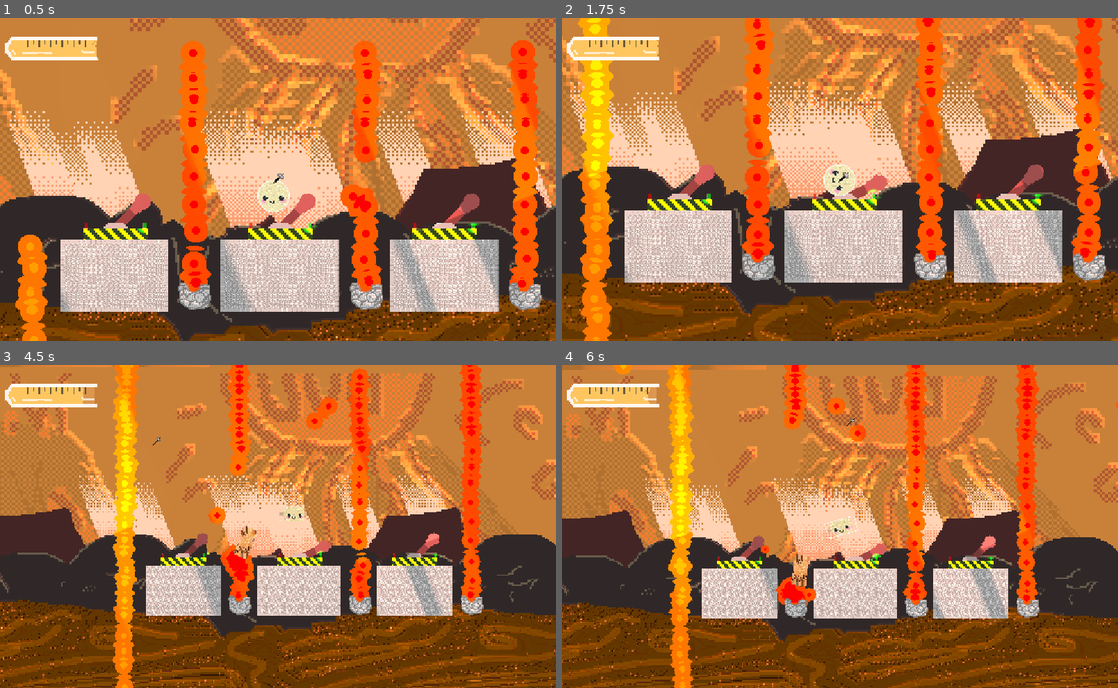
Above: before the commit, frames 1-4 (two rows, left to right).
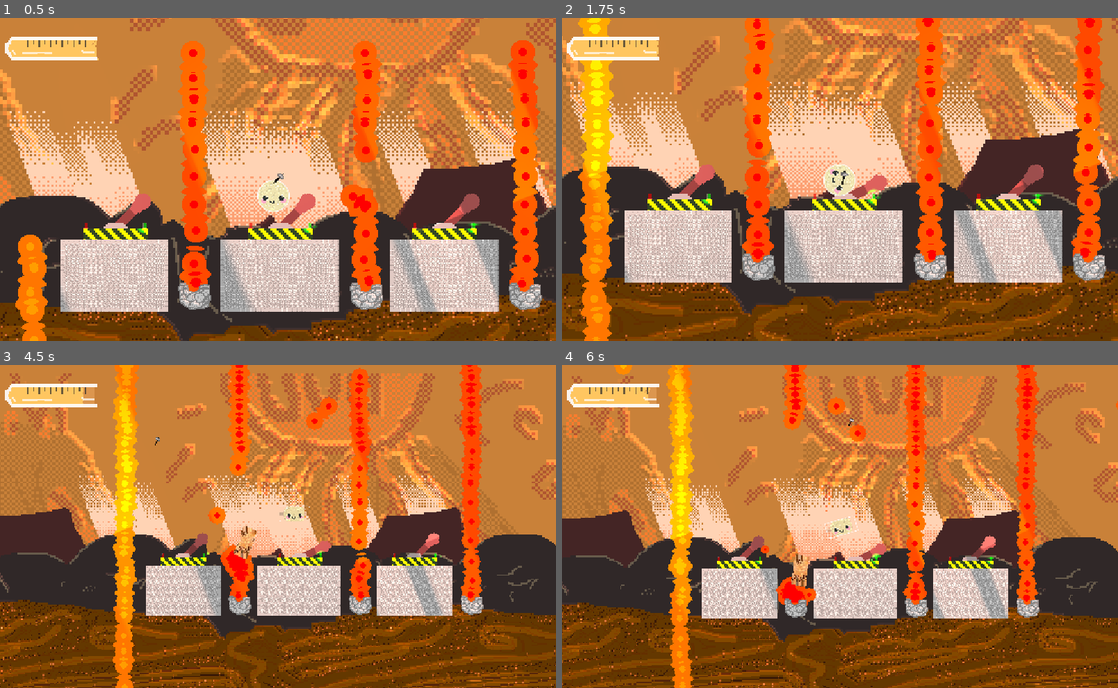
Above: after the commit, the same moments.

Repository: Yaheeha-Baheeha/rock-hard
Game: Godot game, scene res://level_9.tscn
The game is run twice, just before and just after one commit, with the same random seed, the same clock (stepped at 60 frames per second) and the same inputs. This scene is started directly instead of the project's main scene.
Inputs (mouse positions are in pixels of both pictures, inside the frame that each line leads up to):
- Up to frame 1 (0.5 s): no input
- Up to frame 2 (1.75 s): tap Enter (ui_accept) at 0.5 s; move the mouse to (962, 163) at 0.52 s; hold D (right) 0.53-1.25 s; hold S (crouch) 0.53-1.25 s; click (962, 163) at 0.67 s; tap Space (jump) at 0.77 s; drag from (728, 195) to (845, 176) at 1.27 s
- Up to frame 3 (4.5 s): move the mouse to (333, 455) at 2.02 s; hold D (right) 2.03-2.75 s; tap T (test) at 2.1 s; click (333, 455) at 2.17 s; drag from (250, 591) to (372, 381) at 2.77 s; move the mouse to (444, 574) at 3.52 s; hold A (left) 3.53-4.25 s; hold Mouse wheel down (zoom out) 3.53-4.25 s; click (444, 574) at 3.67 s; tap Space (jump) at 3.77 s; drag from (111, 478) to (250, 371) at 4.27 s
- Up to frame 4 (6 s): move the mouse to (867, 526) at 5.02 s; hold A (left) 5.03-5.75 s; tap 2 at 5.1 s; click (867, 526) at 5.17 s; drag from (756, 445) to (1034, 377) at 5.77 s

Frame 1 is identical in both runs. In frame 2, less than 0.1% of the frame differs, in the area x 49-52%, y 47-52%; in frame 3, 0.1%; in frame 4, 0.2%, in the area x 0-53%, y 0-19%.

Commit message:
made hammer better

Diff:
--- a/Hammer.tscn
+++ b/Hammer.tscn
@@ -4,6 +4,20 @@
 [ext_resource type="Texture2D" uid="uid://dpvd6xykb1xxe" path="res://Textures/Hammer.png" id="2_texture"]
 [ext_resource type="Texture2D" uid="uid://b87byvun4ijdl" path="res://Textures/Hammer_normal.png" id="3_nif7i"]
 [ext_resource type="Texture2D" uid="uid://dmh0u8xxe51ts" path="res://Textures/Hammer_specular.png" id="4_xqgrq"]
+[ext_resource type="Texture2D" uid="uid://bt27h5f8njhoj" path="res://Textures/LoadingForBreak/loading-00.png" id="5_xpacs"]
+[ext_resource type="Texture2D" uid="uid://dt4ey8r15540u" path="res://Textures/LoadingForBreak/loading-01.png" id="6_dtenk"]
+[ext_resource type="Texture2D" uid="uid://cuke55566rfy8" path="res://Textures/LoadingForBreak/loading-02.png" id="7_g4tq5"]
+[ext_resource type="Texture2D" uid="uid://b3u16b131k4pq" path="res://Textures/LoadingForBreak/loading-03.png" id="8_i2rmv"]
+[ext_resource type="Texture2D" uid="uid://dlla83nxmraxy" path="res://Textures/LoadingForBreak/loading-04.png" id="9_nb0fp"]
+[ext_resource type="Texture2D" uid="uid://0eqki122ex1d" path="res://Textures/LoadingForBreak/loading-05.png" id="10_55407"]
+[ext_resource type="Texture2D" uid="uid://dghr2exdyoxg8" path="res://Textures/LoadingForBreak/loading-06.png" id="11_rj7qv"]
+[ext_resource type="Texture2D" uid="uid://blmfe6gh7h5tf" path="res://Textures/LoadingForBreak/loading-07.png" id="12_tq7f5"]
+[ext_resource type="Texture2D" uid="uid://bvkkvc1lodrkx" path="res://Textures/LoadingForBreak/loading-08.png" id="13_ax6wx"]
+[ext_resource type="Texture2D" uid="uid://dgs32b76qs6iq" path="res://Textures/LoadingForBreak/loading-09.png" id="14_2lonw"]
+[ext_resource type="Texture2D" uid="uid://dsjifotru3vvx" path="res://Textures/LoadingForBreak/loading-10.png" id="15_bvfqf"]
+[ext_resource type="Texture2D" uid="uid://3qb3jn0q55v5" path="res://Textures/LoadingForBreak/loading-11.png" id="16_6sege"]
+[ext_resource type="Texture2D" uid="uid://o6tmociyw7og" path="res://Textures/LoadingForBreak/loading-12.png" id="17_vnn5d"]
+[ext_resource type="Texture2D" uid="uid://bkkg7mo6t3mel" path="res://Textures/LoadingForBreak/loading-13.png" id="18_ldo7y"]
 
 [sub_resource type="CanvasTexture" id="CanvasTexture_663uh"]
 diffuse_texture = ExtResource("2_texture")
@@ -31,6 +45,59 @@
 &"swing": SubResource("Animation_swing")
 }
 
+[sub_resource type="SpriteFrames" id="SpriteFrames_2u0tw"]
+animations = [{
+"frames": [{
+"duration": 1.0,
+"texture": ExtResource("5_xpacs")
+}, {
+"duration": 1.0,
+"texture": ExtResource("6_dtenk")
+}, {
+"duration": 1.0,
+"texture": ExtResource("7_g4tq5")
+}, {
+"duration": 1.0,
+"texture": ExtResource("8_i2rmv")
+}, {
+"duration": 1.0,
+"texture": ExtResource("9_nb0fp")
+}, {
+"duration": 1.0,
+"texture": ExtResource("10_55407")
+}, {
+"duration": 1.0,
+"texture": ExtResource("11_rj7qv")
+}, {
+"duration": 1.0,
+"texture": ExtResource("12_tq7f5")
+}, {
+"duration": 1.0,
+"texture": ExtResource("13_ax6wx")
+}, {
+"duration": 1.0,
+"texture": ExtResource("14_2lonw")
+}, {
+"duration": 1.0,
+"texture": ExtResource("15_bvfqf")
+}, {
+"duration": 1.0,
+"texture": ExtResource("16_6sege")
+}, {
+"duration": 1.0,
+"texture": ExtResource("17_vnn5d")
+}, {
+"duration": 1.0,
+"texture": ExtResource("18_ldo7y")
+}, {
+"duration": 1.0,
+"texture": ExtResource("5_xpacs")
+}],
+"loop": 0,
+"name": &"default",
+"speed": 28.0
+}]
+
 [node name="Hammer" type="Node2D" unique_id=1722124445]
 script = ExtResource("1_script")
 
@@ -39,3 +106,10 @@
 
 [node name="SwingAnimationPlayer" type="AnimationPlayer" parent="." unique_id=141494857]
 libraries/ = SubResource("AnimationLibrary_hammer")
+
+[node name="AnimatedSprite2D" type="AnimatedSprite2D" parent="." unique_id=809950270]
+visible = false
+scale = Vector2(1.625, 1.625)
+sprite_frames = SubResource("SpriteFrames_2u0tw")
+frame = 11
+frame_progress = 0.09398264
--- a/hammer.gd
+++ b/hammer.gd
@@ -10,30 +10,124 @@
 @export var corpse_fragment_max_size: Vector2 = Vector2(12, 12)
 @export var corpse_fragment_speed: float = 220.0
 
+# --- Hold-to-Break Variables ---
+@export var break_hold_time: float = 0.5
+@export var hits_during_hold: int = 3
+
+var _is_holding: bool = false
+var _swing_timer: float = 0.0
+
+# Dictionary to track individual body states.
+# Format: { Node2D_target: {"progress": float, "next_threshold": float, "cracks_node": Node2D} }
+var _body_data: Dictionary = {}
+
 @onready var swing_animation_player: AnimationPlayer = $SwingAnimationPlayer
+@onready var progress_bar: AnimatedSprite2D = $AnimatedSprite2D
 
 var _destroying_targets: Dictionary = {}
 
 func _ready() -> void:
 	Input.set_mouse_mode(Input.MOUSE_MODE_HIDDEN)
 	z_index = 200
+	progress_bar.visible = false
+	progress_bar.frame = 0
 
 func _exit_tree() -> void:
 	if Input.get_mouse_mode() == Input.MOUSE_MODE_HIDDEN:
 		Input.set_mouse_mode(Input.MOUSE_MODE_VISIBLE)
 
-func _process(_delta: float) -> void:
+func _process(delta: float) -> void:
 	global_position = get_global_mouse_position()
 
+	var current_target: Node2D = _get_target_under_cursor()
+
+	# 1. Handle Hover & Progress Bar Display
+	if is_instance_valid(current_target) and not _destroying_targets.has(current_target):
+		progress_bar.visible = true
+		var data: Dictionary = _get_or_create_body_data(current_target)
+		var p_ratio: float = clamp(data.progress / break_hold_time, 0.0, 1.0)
+
+		if progress_bar.sprite_frames:
+			var total_frames: int = progress_bar.sprite_frames.get_frame_count("default")
+			progress_bar.frame = int(p_ratio * (total_frames - 1))
+	else:
+		progress_bar.visible = false
+
+	# 2. Handle Global Swinging & Target Damaging
+	if _is_holding:
+		_swing_timer += delta
+		var swing_interval: float = break_hold_time / float(hits_during_hold + 1.0)
+
+		# Loop the swing animation globally while holding
+		if _swing_timer >= swing_interval:
+			_play_swing_animation()
+			_swing_timer = 0.0
+
+		# Apply damage ONLY if hovering over a valid target
+		if is_instance_valid(current_target) and not _destroying_targets.has(current_target):
+			var data: Dictionary = _get_or_create_body_data(current_target)
+			data.progress += delta
+
+			var p_ratio: float = clamp(data.progress / break_hold_time, 0.0, 1.0)
+
+			# Trigger cracks based on thresholds
+			if p_ratio >= data.next_threshold and p_ratio < 1.0:
+				_spawn_procedural_crack(data.cracks_node)
+				data.next_threshold += 1.0 / (hits_during_hold + 1.0)
+
+			# Final Break
+			if data.progress >= break_hold_time:
+				_play_swing_animation()
+				_start_smash_animation(current_target)
+				_body_data.erase(current_target)
+
 func _unhandled_input(event: InputEvent) -> void:
-	if event is InputEventMouseButton and event.button_index == MOUSE_BUTTON_LEFT and event.pressed:
-		_play_swing_animation()
-		_smash_under_cursor()
-
-func _play_swing_animation() -> void:
-	swing_animation_player.play("swing")
-
-func _smash_under_cursor() -> void:
+	if event is InputEventMouseButton and event.button_index == MOUSE_BUTTON_LEFT:
+		if event.pressed:
+			_is_holding = true
+			_swing_timer = break_hold_time # Force an immediate swing on click
+		else:
+			_is_holding = false
+			_swing_timer = 0.0
+
+func _get_or_create_body_data(target: Node2D) -> Dictionary:
+	if not _body_data.has(target):
+		var cracks = Node2D.new()
+		target.add_child(cracks)
+
+		_body_data[target] = {
+			"progress": 0.0,
+			"next_threshold": 1.0 / (hits_during_hold + 1.0),
+			"cracks_node": cracks
+		}
+	return _body_data[target]
+
+func _spawn_procedural_crack(crack_parent: Node2D) -> void:
+	if not is_instance_valid(crack_parent):
+		return
+
+	var crack := Line2D.new()
+	crack.width = randf_range(1.5, 3.5)
+	crack.default_color = Color(0.05, 0.05, 0.05, 0.95)
+	crack.joint_mode = Line2D.LINE_JOINT_SHARP
+	crack.begin_cap_mode = Line2D.LINE_CAP_ROUND
+	crack.end_cap_mode = Line2D.LINE_CAP_ROUND
+
+	var current_pos := Vector2(randf_range(-10.0, 10.0), randf_range(-10.0, 10.0))
+	crack.add_point(current_pos)
+
+	var main_dir := Vector2(randf_range(-1.0, 1.0), randf_range(-1.0, 1.0)).normalized()
+	var segments := randi_range(2, 4)
+
+	for i in range(segments):
+		var angle_offset: float = randf_range(-0.6, 0.6)
+		var segment_dir := main_dir.rotated(angle_offset)
+		current_pos += segment_dir * randf_range(6.0, 14.0)
+		crack.add_point(current_pos)
+
+	crack_parent.add_child(crack)
+
+func _get_target_under_cursor() -> Node2D:
 	var space_state := get_world_2d().direct_space_state
 	var query := PhysicsPointQueryParameters2D.new()
 	query.position = get_global_mouse_position()
@@ -41,20 +135,19 @@
 	query.collide_with_areas = false
 
 	var hits := space_state.intersect_point(query, 32)
-	if hits.is_empty():
-		return
-
-	var smash_count := 0
 	for hit in hits:
-		if smash_count >= max_hits_per_click:
-			break
-
 		var collider: Node = hit.get("collider")
 		var smashable_target := _find_smashable_target(collider)
 		if smashable_target:
-			_start_smash_animation(smashable_target)
-			smash_count += 1
-
+			return smashable_target
+
+	return null
+
+func _play_swing_animation() -> void:
+	swing_animation_player.stop()
+	swing_animation_player.play("swing")
+
+# --- Original Smashing/Fragment logic below remains unchanged ---
 
 func _find_smashable_target(start_node: Node) -> Node2D:
 	var current: Node = start_node
@@ -93,7 +186,6 @@
 	animation_player.animation_finished.connect(_on_smash_animation_finished.bind(target), CONNECT_ONE_SHOT)
 	animation_player.play("smash")
 
-
 func _play_tween_smash_animation(target: Node2D) -> void:
 	if not is_instance_valid(target):
 		_destroying_targets.erase(target)
@@ -107,7 +199,6 @@
 		tween.tween_property(target, "modulate:a", 0.0, smash_duration)
 	tween.finished.connect(_on_tween_smash_finished.bind(target), CONNECT_ONE_SHOT)
 
-
 func _on_tween_smash_finished(target: Node2D) -> void:
 	if is_instance_valid(target):
 		target.queue_free()
@@ -132,12 +223,10 @@
 	for child in root.find_children("*", "CollisionPolygon2D", true, false):
 		(child as CollisionPolygon2D).set_deferred("disabled", true)
 
-
 func _should_spawn_texture_fragments(target: Node2D) -> bool:
 	if target.is_in_group("corpse"):
 		return true
 	return target.name == "DeathShapeBody"
-
 
 func _spawn_corpse_break_fragments(target: Node2D) -> void:
 	var source_texture := _get_corpse_texture(target)
@@ -213,7 +302,6 @@
 		target.queue_free()
 	_destroying_targets.erase(target)
 
-
 func _get_corpse_texture(target: Node2D) -> Texture2D:
 	for child in target.get_children():
 		if child is Polygon2D:
@@ -223,7 +311,6 @@
 					return (polygon.texture as AtlasTexture).atlas
 				return polygon.texture
 	return null
-
 
 func _get_corpse_texture_size(target: Node2D, texture: Texture2D) -> Vector2:
 	for child in target.get_children():
--- a/level_1.tscn
+++ b/level_1.tscn
@@ -217,7 +217,6 @@
 
 [node name="Player" parent="." unique_id=438420809 node_paths=PackedStringArray("obstacle_markers") instance=ExtResource("10_gyffv")]
 position = Vector2(133, -262)
-shape_match_stiffness = 1000.0
 obstacle_markers = [NodePath("../Tilemap/TileMapLayer")]
 
 [node name="background" parent="." unique_id=979663656 instance=ExtResource("11_13y8f")]
@@ -1447,7 +1446,6 @@
 position = Vector2(2705, -562)
 texture = ExtResource("31_notaq")
 script = ExtResource("6_5rr72")
-level_number = 2
 
 [node name="Label" type="Label" parent="Floatives/Collectable" unique_id=533754881]
 offset_left = -43.0
--- a/level_9.tscn
+++ b/level_9.tscn
@@ -13,7 +13,6 @@
 [ext_resource type="Texture2D" uid="uid://b5mipxe14c025" path="res://Textures/Map Fragment.png" id="9_pn8mn"]
 [ext_resource type="Script" uid="uid://bx403epsvcucj" path="res://hazard_respawn_area.gd" id="11_lv1pg"]
 [ext_resource type="Texture2D" uid="uid://bk0uckdjboiyh" path="res://resources/ceramic_texture.tres" id="12_1wgld"]
-[ext_resource type="Texture2D" uid="uid://bk0rqjt5mlyqn" path="res://Textures/Tutorial/Screenshot 2026-06-17 203749.png" id="13_1wgld"]
 [ext_resource type="Script" uid="uid://d0vwxbe3fd0nr" path="res://kill_all.gd" id="14_pn8mn"]
 [ext_resource type="Shader" uid="uid://dw1odr4ehh6" path="res://lava.gdshader" id="16_t0qt0"]
 [ext_resource type="Script" uid="uid://bcbcmqsv2kpbx" path="res://spawner.gd" id="17_tyqkn"]
@@ -202,12 +201,6 @@
 [sub_resource type="RectangleShape2D" id="RectangleShape2D_25nx4"]
 size = Vector2(217324, 1572)
 
-[sub_resource type="LabelSettings" id="LabelSettings_pn8mn"]
-font_size = 108
-
-[sub_resource type="LabelSettings" id="LabelSettings_1wgld"]
-font_size = 169
-
 [sub_resource type="RectangleShape2D" id="RectangleShape2D_pn8mn"]
 size = Vector2(217324, 1572)
 
@@ -390,32 +383,6 @@
 position = Vector2(0, 3236)
 shape = SubResource("RectangleShape2D_25nx4")
 
-[node name="TempLabelsForRaymond" type="Node2D" parent="." unique_id=1910308315]
-
-[node name="Screenshot20260617203749" type="Sprite2D" parent="TempLabelsForRaymond" unique_id=1281291707]
-z_index = -1
-position = Vector2(-1088, -1317)
-texture = ExtResource("13_1wgld")
-
-[node name="Label" type="Label" parent="TempLabelsForRaymond" unique_id=678745384]
-offset_left = -308.0
-offset_top = -1716.0
-offset_right = 1311.0
-offset_bottom = -1266.0
-text = "Hi raymond, i think the arrows
-explain when the lava flows
-gracias senior"
-label_settings = SubResource("LabelSettings_pn8mn")
-
-[node name="Label2" type="Label" parent="TempLabelsForRaymond" unique_id=1337791256]
-offset_left = -662.0
-offset_top = 875.0
-offset_right = 1240.0
-offset_bottom = 1340.0
-text = "also ts can be activated
-by a dead body"
-label_settings = SubResource("LabelSettings_1wgld")
-
 [node name="Lava" type="Node2D" parent="." unique_id=744338625]
 position = Vector2(-1088, -1317)
 
Binary file added: Textures/LoadingForBreak/loading-00.png
Not shown, added: Textures/LoadingForBreak/loading-00.png.import
Binary file added: Textures/LoadingForBreak/loading-01.png
Not shown, added: Textures/LoadingForBreak/loading-01.png.import
Binary file added: Textures/LoadingForBreak/loading-02.png
Not shown, added: Textures/LoadingForBreak/loading-02.png.import
Binary file added: Textures/LoadingForBreak/loading-03.png
Not shown, added: Textures/LoadingForBreak/loading-03.png.import
Binary file added: Textures/LoadingForBreak/loading-04.png
Not shown, added: Textures/LoadingForBreak/loading-04.png.import
Binary file added: Textures/LoadingForBreak/loading-05.png
Not shown, added: Textures/LoadingForBreak/loading-05.png.import
(and 16 more such lines)
